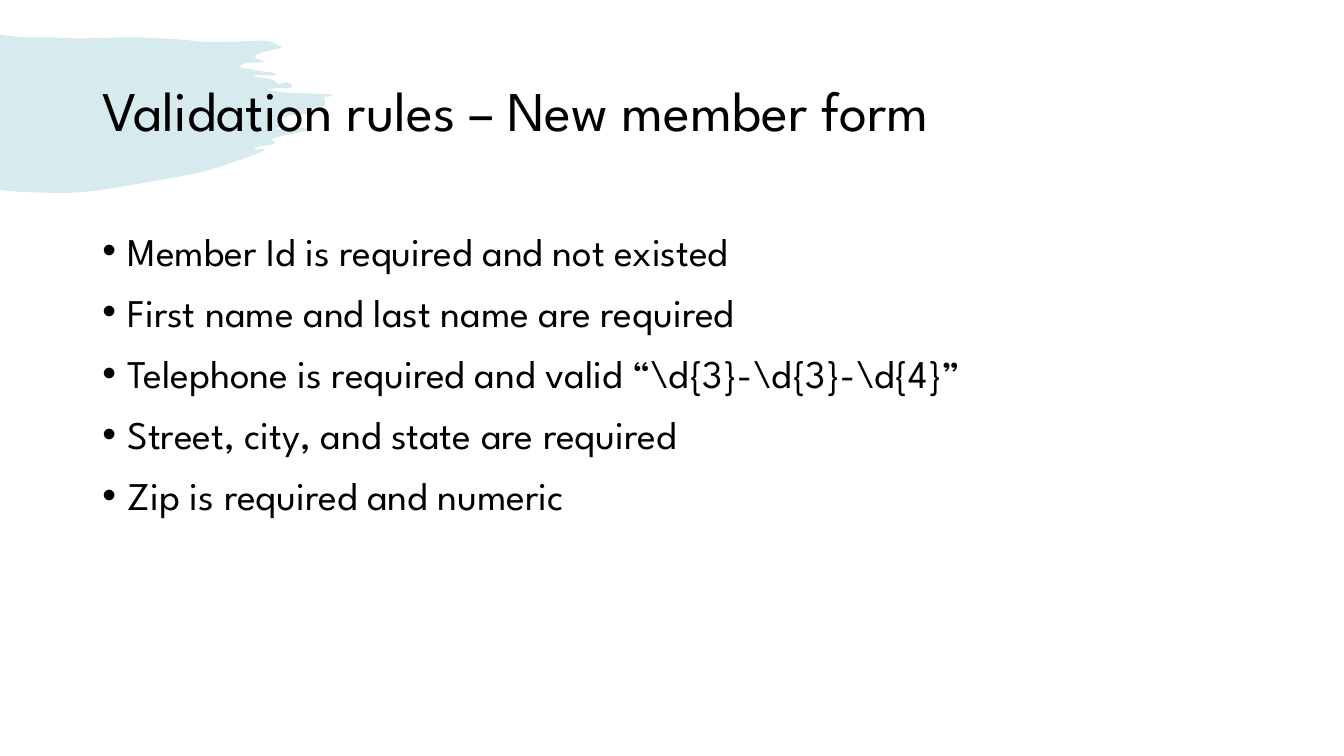
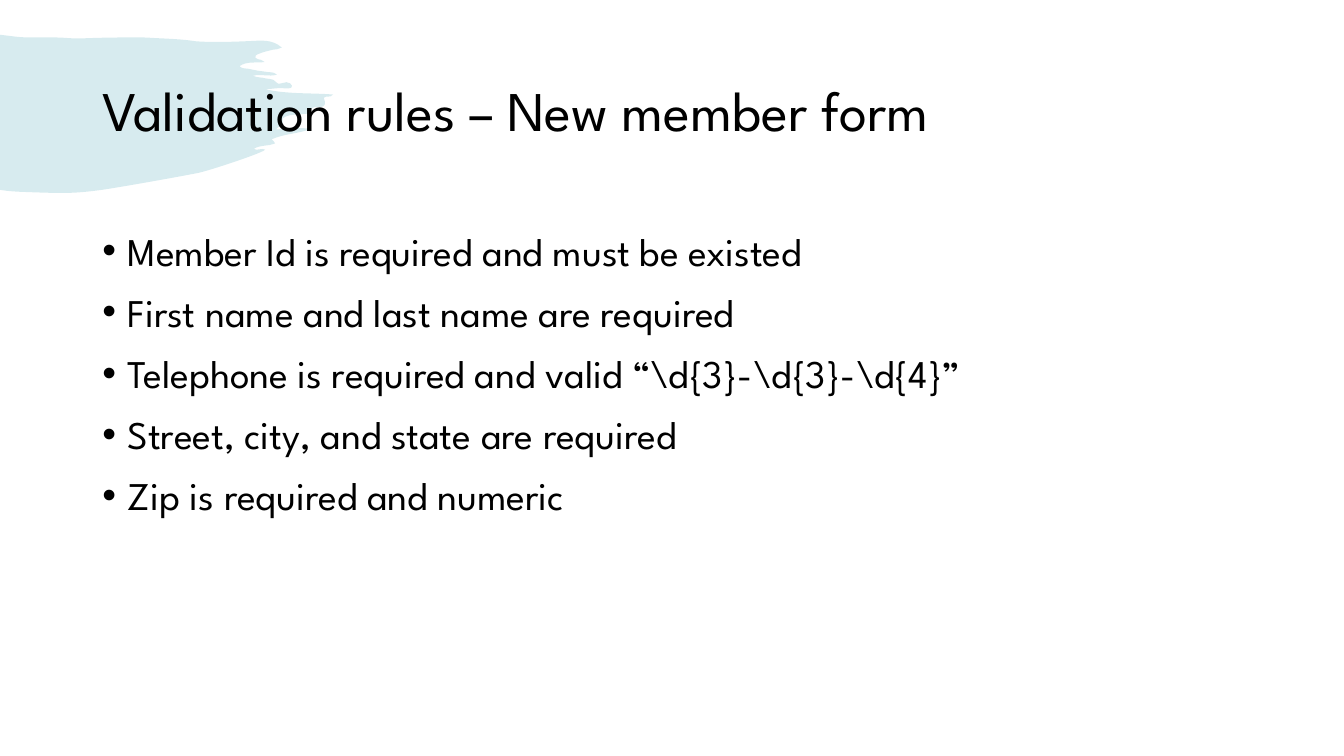
Before and after one commit to venturousman/miu-mpp-library, a slide deck: slide 10 of documents/Group 7 Library Application Presentation.pptx. Drawn at 1344x756 pixels with LibreOffice and Linux fonts; fonts in the diff are those of the drawing. Boxes give left, top, right and bottom in pixels: in the first picture for what was removed or moved away, otherwise in the second. Text is boxed around its words. In the diff, an @@ line names an element or a change of style, - is before the commit and + after.

```diff
--- a/documents/Group 7 Library Application Presentation.pptx
+++ b/documents/Group 7 Library Application Presentation.pptx
@@ text at <box>128,239,801,274</box>: text changed @@
-• Member Id is required and not existed
+• Member Id is required and must be existed
```
Also in this commit, not shown: 9 other slides changed, 1 slide added, 3 other files.
